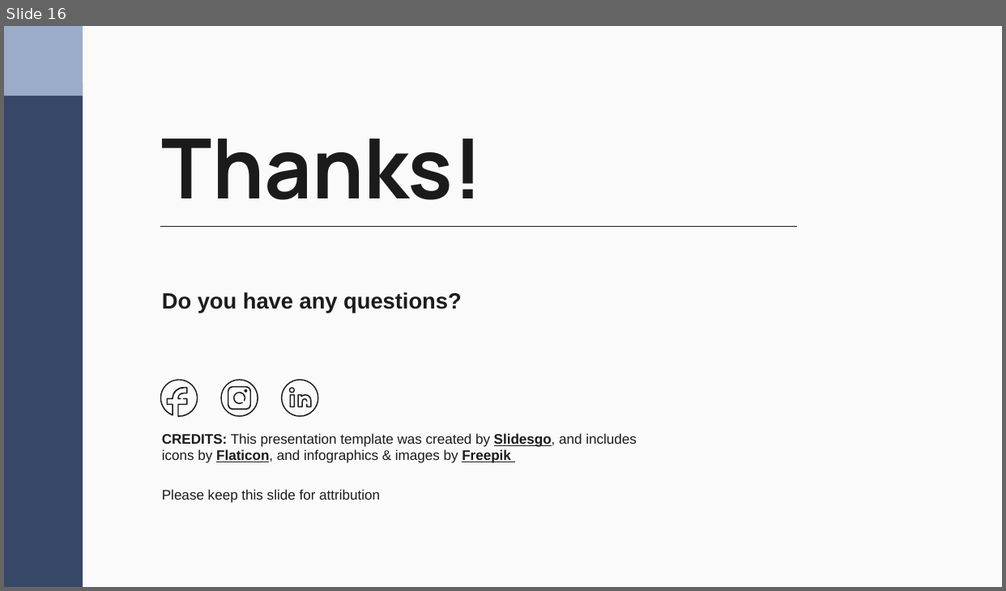
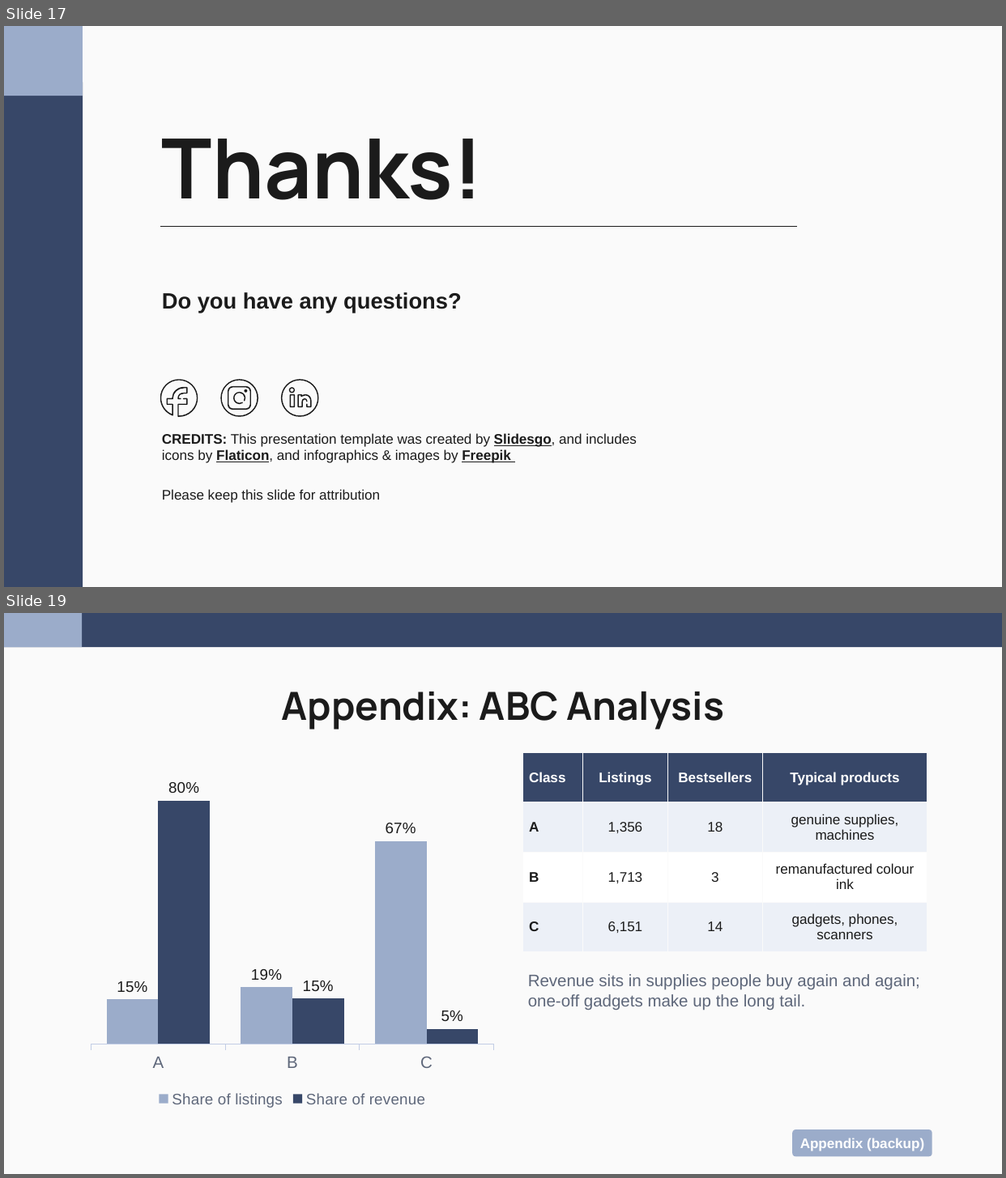
Before and after one commit to nakimagine/hello-world, a slide deck: Group_3_Amazon_Office_Electronic_Slides.pptx. Shown one above the other, each under a label of ours: slide 16 before the commit, slides 17 and 19 after it; the slides between them are not shown. The pictures are 1006x591 and 1006x1178 pixels, drawn with LibreOffice and Linux fonts; fonts in the diff are those of the drawing. Boxes give left, top, right and bottom in pixels: in the first picture for what was removed or moved away, otherwise in the second. Text is boxed around its words. In the diff, an @@ line names an element or a change of style, - is before the commit and + after.

```diff
--- a/Group_3_Amazon_Office_Electronic_Slides.pptx
+++ b/Group_3_Amazon_Office_Electronic_Slides.pptx
@@ slide 19 added at box(4, 613, 1002, 1174), background #FAFAFA @@
@@ rectangle added at box(4, 613, 1002, 647), fill #374768 @@
@@ rectangle added at box(4, 613, 82, 647), fill #9BACCA @@
@@ title added at box(282, 691, 724, 730), 28 pt, text #1B1B1B, bold @@
+Appendix: ABC Analysis
@@ column chart added at box(83, 747, 502, 1112) @@
+categories: A, B, C
+Share of listings: 0.15, 0.19, 0.67
+Share of revenue: 0.8, 0.15, 0.05
@@ table added at box(523, 752, 927, 952), 4 rows, 4 columns @@
+Class | Listings | Bestsellers | Typical products
+A | 1,356 | 18 | genuine supplies, machines
+B | 1,713 | 3 | remanufactured colour ink
+C | 6,151 | 14 | gadgets, phones, scanners
@@ text added at box(528, 974, 920, 1011), 12 pt, text #5E677A @@
+Revenue sits in supplies people buy again and again; one-off gadgets make up the long tail.
@@ rounded rectangle added at box(792, 1130, 932, 1157), fill #9BACCA, 10 pt, text #FFFFFF, bold @@
+Appendix (backup)
@@ what was slide 16 is now slide 17 @@
```
Also in this commit, not shown: 8 other slides added.
